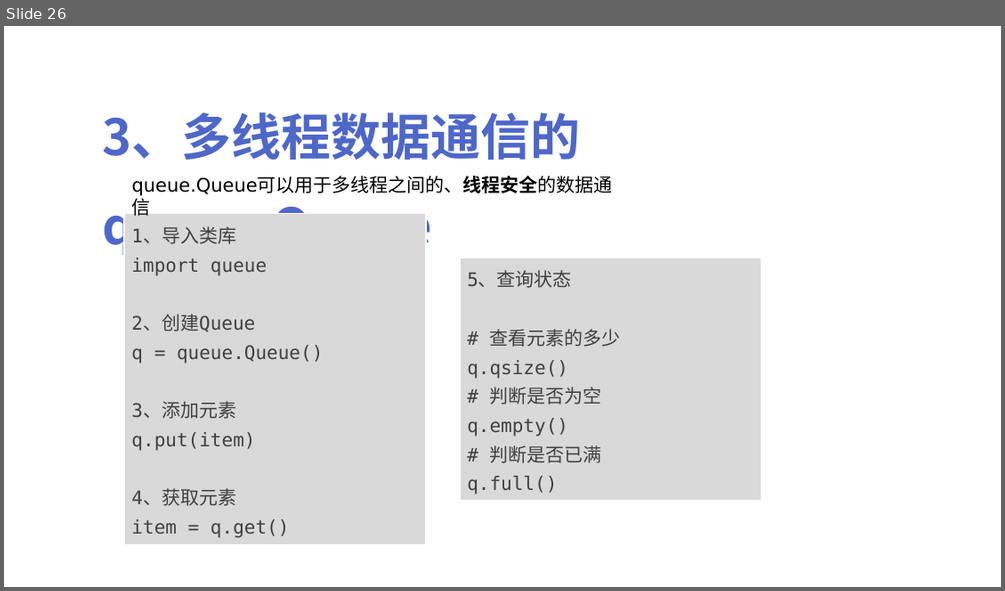
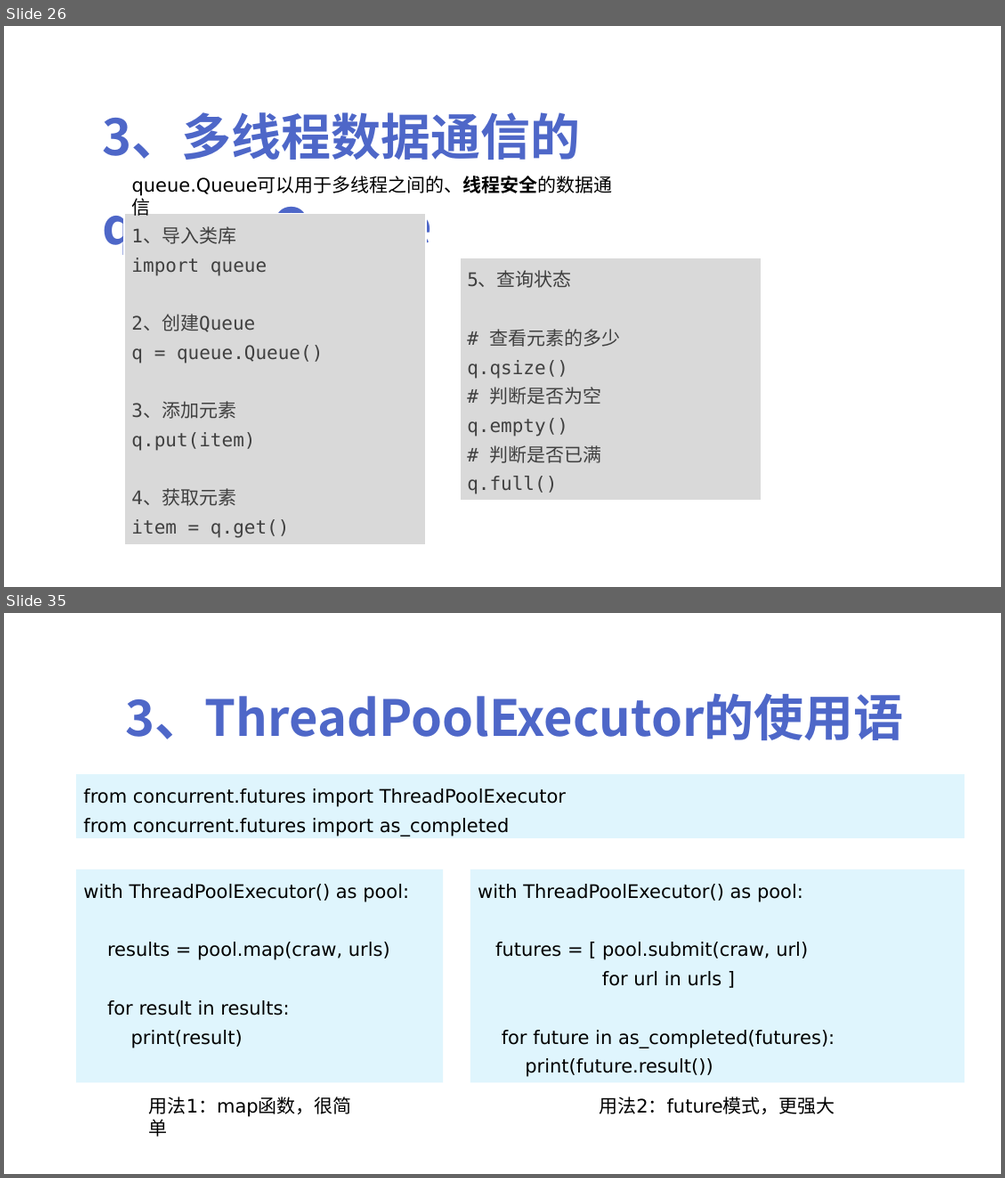
Before and after one commit to peiss/ant-learn-python-concurrent, a slide deck: Python并发编程简介.pptx. Shown one above the other, each under a label of ours: slide 26 before the commit, slides 26 and 35 after it; the slides between them are not shown. The pictures are 1005x591 and 1005x1178 pixels, drawn with LibreOffice and Linux fonts; fonts in the diff are those of the drawing. Boxes give left, top, right and bottom in pixels: in the first picture for what was removed or moved away, otherwise in the second. Text is boxed around its words. In the diff, an @@ line names an element or a change of style, - is before the commit and + after.

```diff
--- a/Python并发编程简介.pptx
+++ b/Python并发编程简介.pptx
@@ slide 35 added at [4,613,1001,1174], background #FFFFFF @@
@@ text added at [126,693,904,740], 48 pt, text #4E67C8, bold @@
+3、ThreadPoolExecutor的使用语法
@@ rectangle added at [77,774,965,838], fill #DFF5FD, 18 pt, text #000000 @@
+from concurrent.futures import ThreadPoolExecutor
+from concurrent.futures import as_completed
@@ rectangle added at [77,869,444,1083], fill #DFF5FD, 18 pt, text #000000 @@
+with ThreadPoolExecutor() as pool:
+results = pool.map(craw, urls)
+for result in results:
+print(result)
@@ rectangle added at [470,869,965,1083], fill #DFF5FD, 18 pt, text #000000 @@
+with ThreadPoolExecutor() as pool:
+futures = [ pool.submit(craw, url)
+for url in urls ]
+for future in as_completed(futures):
+print(future.result())
@@ text added at [149,1096,352,1136], 18 pt, text #000000 @@
+用法1：map函数，很简单
@@ text added at [599,1096,835,1114], 18 pt, text #000000 @@
+用法2：future模式，更强大
```
Also in this commit, not shown: 8 other slides added, 1 other file.
